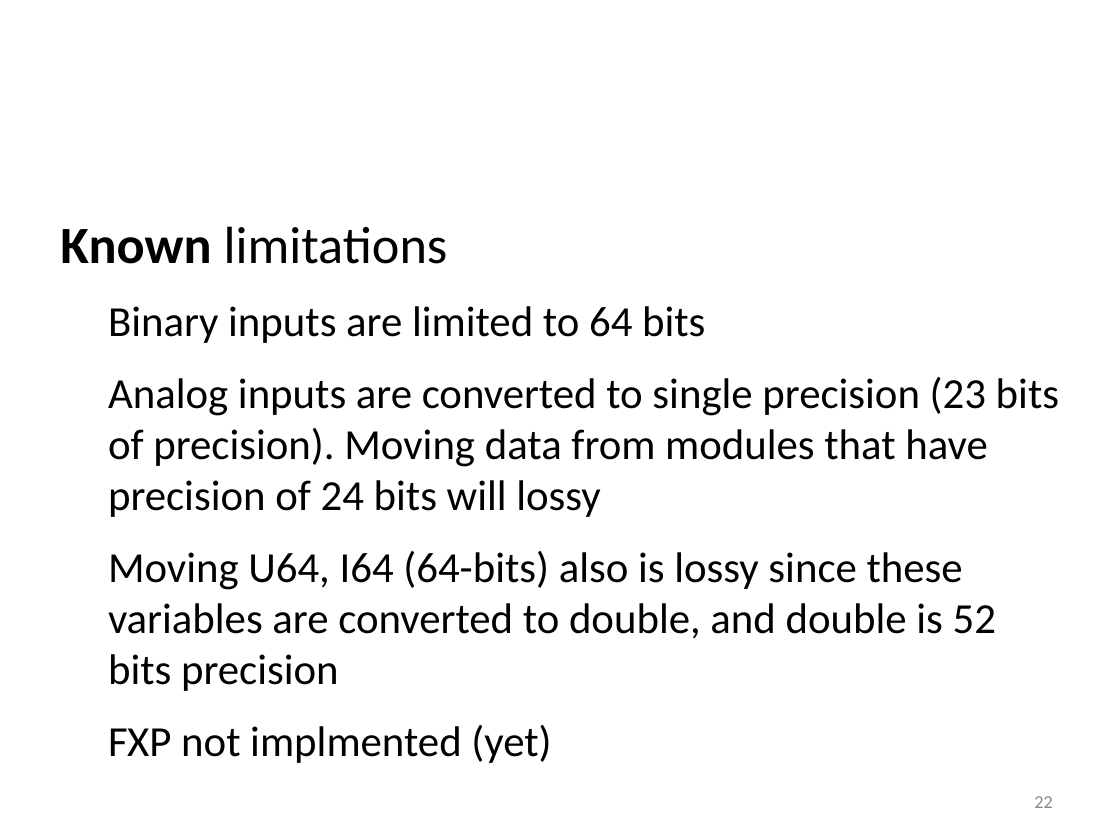
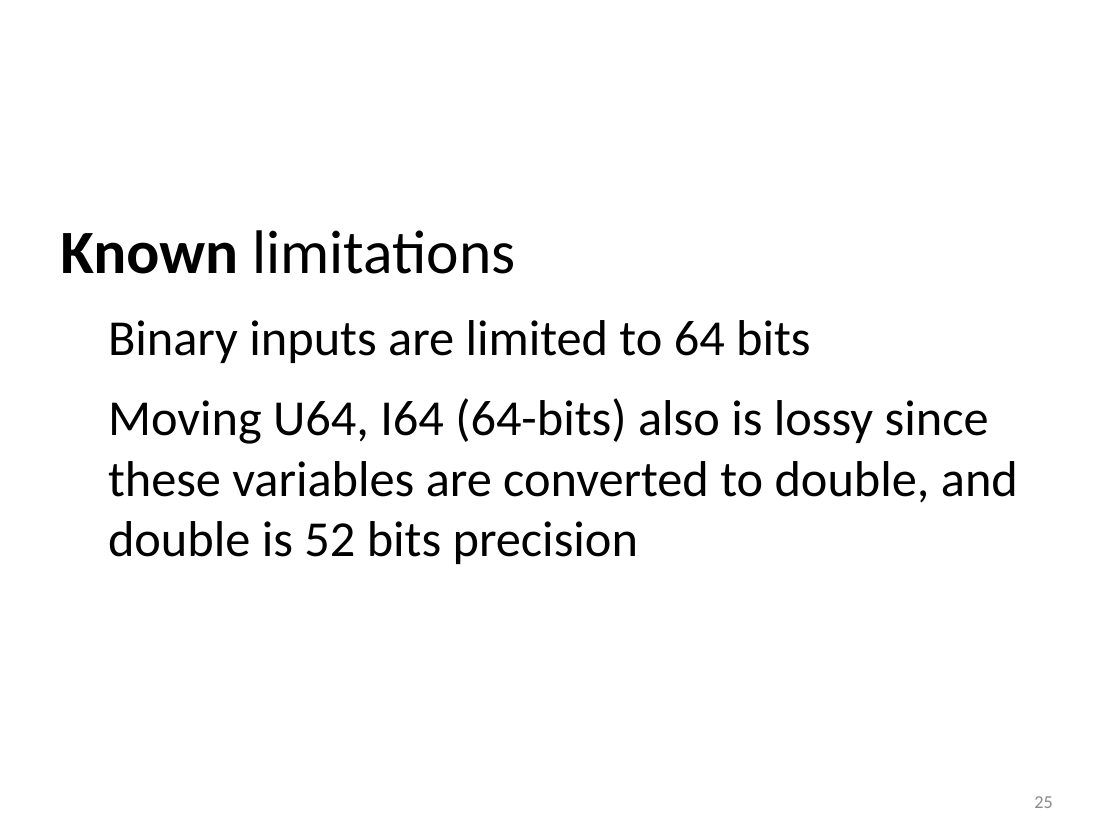
Before and after one commit to lnls-sol/project-nheengatu, a slide deck: slide 25 of docs/CRIO-EPICs-integration.odp (slide 22 before the commit). Drawn at 1120x840 pixels with LibreOffice and Linux fonts; fonts in the diff are those of the drawing; background and template pictures are left out. Boxes give left, top, right and bottom in pixels: in the first picture for what was removed or moved away, otherwise in the second. Text is boxed around its words. In the diff, an @@ line names an element or a change of style, - is before the commit and + after.

```diff
--- a/docs/CRIO-EPICs-integration.odp
+++ b/docs/CRIO-EPICs-integration.odp
@@ text at (60,230,1018,564): paragraph removed @@
-● FXP not implmented (yet)
@@ text "Known limitations" at (60,230,1018,564): size 37.4 to 44 pt in "Known limitations"; size 30.6 to 36 pt in "Binary inputs are limited to 64 bits", "Moving U64, I64 (64-bits) also is lossy ..." @@
@@ text at (108,377,1059,517): paragraph removed @@
-● Analog inputs are converted to single precision (23 bits of precision). Moving data from modules that have precision of 24 bits will lossy
@@ page number at (1034,796,1052,808): text changed @@
-22
+25
```
Also in this commit, not shown: 15 other slides changed, 8 slides added, 4 slides removed, 2 other files.
